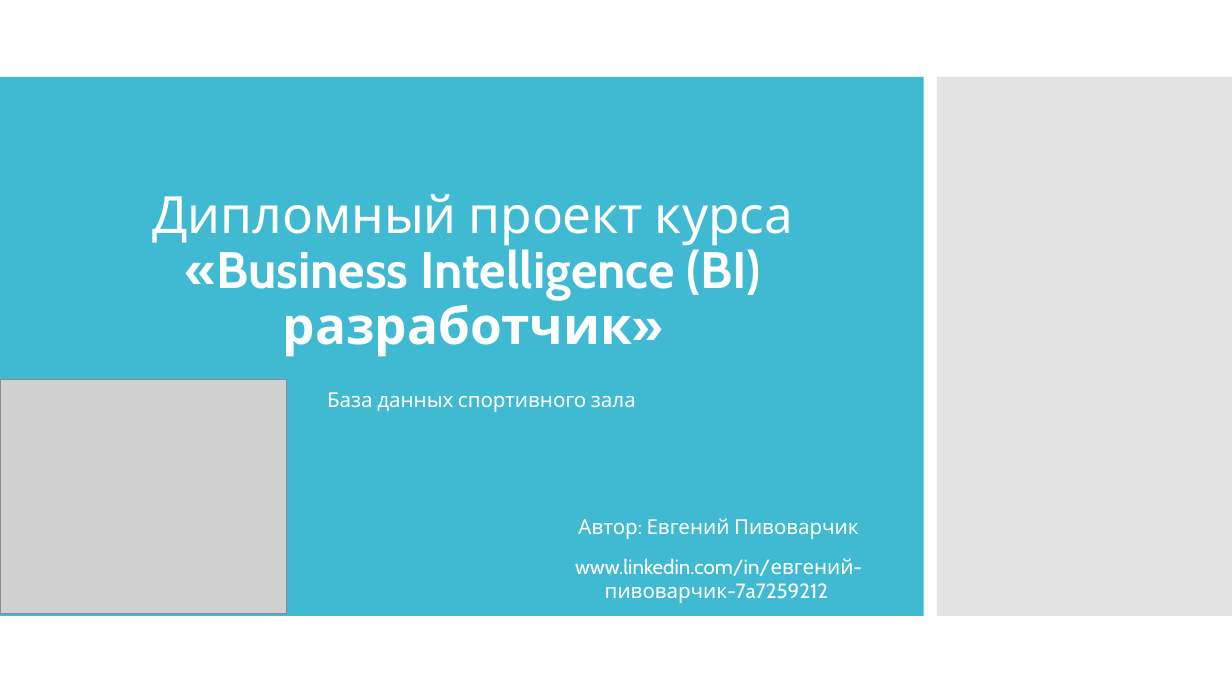
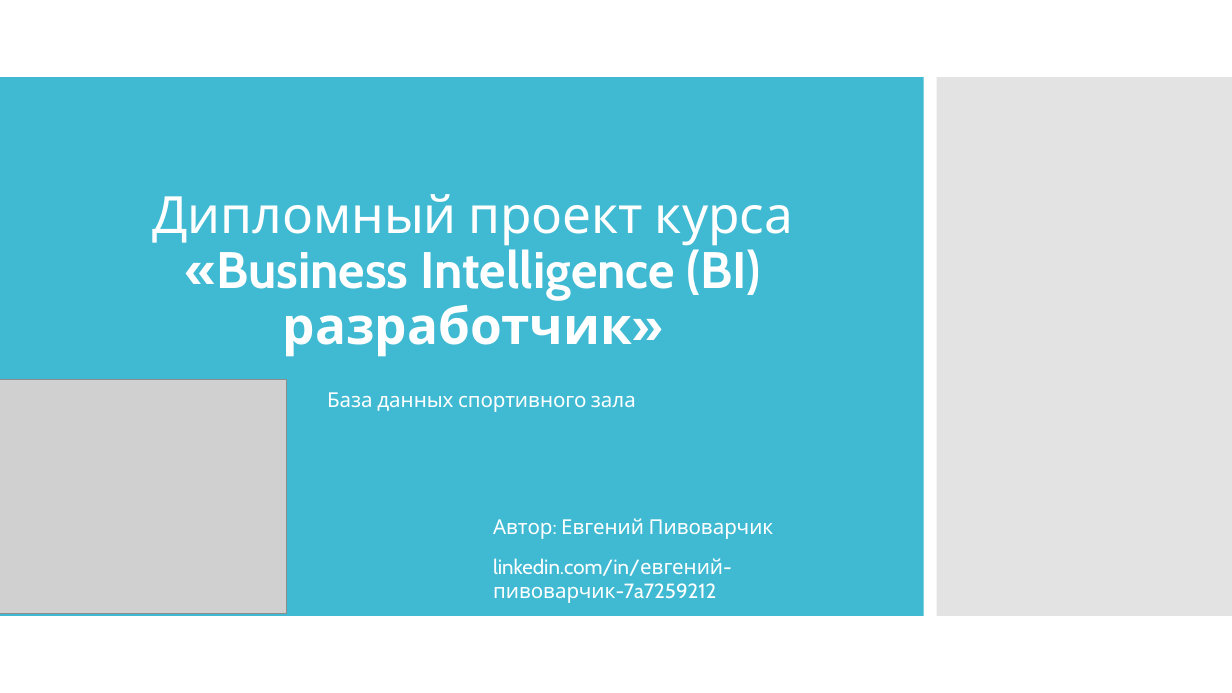
Before and after one commit to TMS-BI21-onl/Evgeniy.Pivovarchik, a slide deck: slide 1 of Project/Business Intelligence. Дипломный проект.pptx. Drawn at 1232x693 pixels with LibreOffice and Linux fonts; fonts in the diff are those of the drawing; grey boxes stand for pictures. Boxes give left, top, right and bottom in pixels: in the first picture for what was removed or moved away, otherwise in the second. Text is boxed around its words. In the diff, an @@ line names an element or a change of style, - is before the commit and + after.

```diff
--- a/Project/Business Intelligence. Дипломный проект.pptx
+++ b/Project/Business Intelligence. Дипломный проект.pptx
@@ subtitle "Автор: Евгений Пивоварчик": place and size @@
-subtitle "Автор: Евгений Пивоварчик" at box(575, 518, 859, 603)
+subtitle "Автор: Евгений Пивоварчик" at box(493, 518, 774, 603)
@@ subtitle at box(493, 518, 774, 539): alignment centre to left @@
@@ subtitle at box(493, 558, 723, 603): text changed @@
-www.linkedin.com/in/евгений-пивоварчик-7a7259212
+linkedin.com/in/евгений-пивоварчик-7a7259212
```
Also in this commit, not shown: 1 other slide changed.
